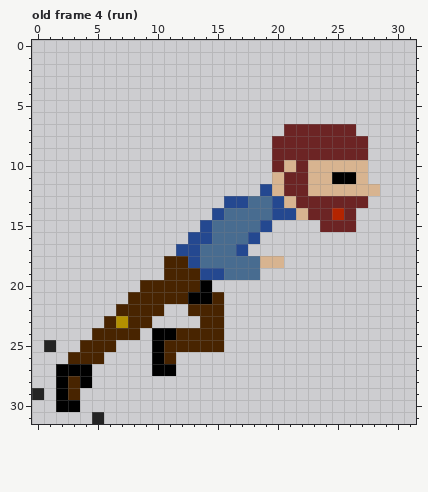
Pixel-art file: Tor.aseprite. Above: the version before the commit.
32x32 pixels, 14 frames. Shown: old frame 4 (run). The commit also changed other frames, which this record leaves out.
Now the later version:
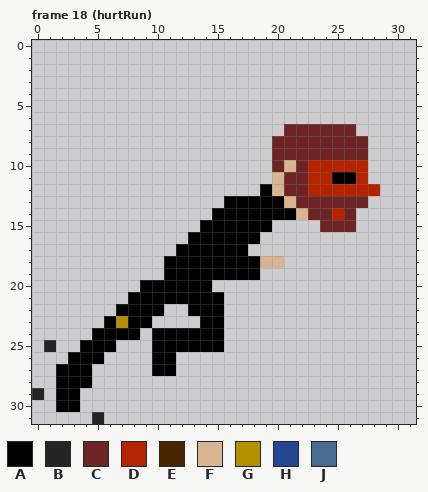
Palette (. is transparent): A #000000  B #242424  C #6c2424  D #b42400  E #482400  F #d8b490  G #b49000  H #244890  J #486c90
A new or re-ordered frame is compared with the old frame closest to it.
The exact change:
frames 14 -> 22
--- frame 18 (hurtRun) is new; against old frame 4 (run)
@@ x 0..31 @@
  9 ....................CCCCCCCC....
-10 ....................CFCFFFFF....
-11 ....................FCCFFAAF....
-12 ...................HFCCFFFFFF...
-13 ................HHJJHFCCCCCC....
-14 ...............HJJJJHHFCCDC.....
-15 ..............HJJJJH....CCC.....
-16 .............HHJJJH.............
-17 ............HHJJJH..............
-18 ...........EEHJJJJJFF...........
-19 ...........EEEHHJJJ.............
-20 .........EEEEEA.................
-21 ........EEEEEAAE................
-22 .......EEEE..EEE................
-23 ......EGEE....EE................
-24 .....EEEE.AAEEEE................
-25 .B..EEE...AEEEEE................
-26 ...EEE....AE....................
+10 ....................CFCDDDDD....
+11 ....................FCCDDAAD....
+12 ...................AFCCDDDDDD...
+13 ................AAAAAFCCCCCC....
+14 ...............AAAAAAAFCCDC.....
+15 ..............AAAAAA....CCC.....
+16 .............AAAAAA.............
+17 ............AAAAAA..............
+18 ...........AAAAAAAAFF...........
+19 ...........AAAAAAAA.............
+20 .........AAAAAA.................
+21 ........AAAAAAAA................
+22 .......AAAA..AAA................
+23 ......AGAA....AA................
+24 .....AAAA.AAAAAA................
+25 .B..AAA...AAAAAA................
+26 ...AAA....AA....................
 27 ..AAA.....AA....................
-28 ..AEA...........................
-29 B.AE............................
+28 ..AAA...........................
+29 B.AA............................
 30 ..AA............................
Boxes around the changes in both pictures, in picture pixels (x1, y1, x2, y2):
changed: (68, 160, 380, 400)
